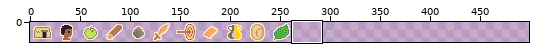
Sprite sheet, stored at Assets/Sprites/UI/Stat Icons.png. The picture above shows the old version from afar; the outline marks the close-up.
Close-up. Before:
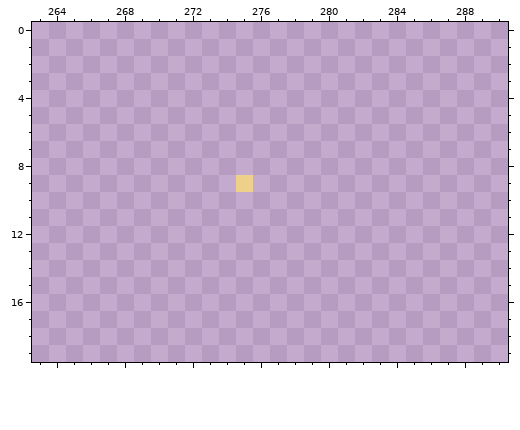
The file is 512x20 pixels. Colours within 5 levels of each other are drawn and written as one. Shown: x 263..290, y 0..19. The wide view leaves out empty margins.
Now the later version:
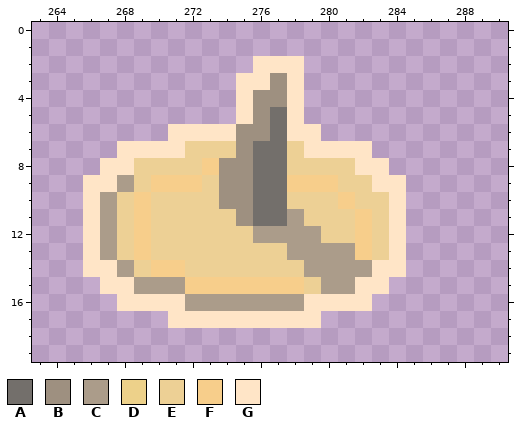
Palette (. is transparent): A #736f6b  B #9e9080  C #ab9c8a  D #edd18a  E #edd095  F #f7ce8b  G #ffe5c7
The edit:
Changed rows in their new state; - is an unchanged pixel.
first column x 266:
 2 ----------GGG------
 3 ---------GGBG------
 4 ---------GBBG------
 5 ---------GBAG------
 6 -----GGGGBBAGG-----
 7 --GGGGEEEBAAEGGGG--
 8 -GGEEEEFBBAAEEEEGG-
 9 GGCEFFFEBBAAFFFEEGG
10 GCEFEEEEBBAAEEEFEEG
11 GCEFEEEEEBAACEEEFEG
12 GCEFEEEEEECCCCEEFEG
13 GCEFEEEEEEEECCCCFEG
14 GGCEFFEEEEEEECCCCGG
15 -GGCCCFFFFFFFECCGG-
16 --GGGGCCCCCCCGGGG--
17 -----GGGGGGGGG-----
